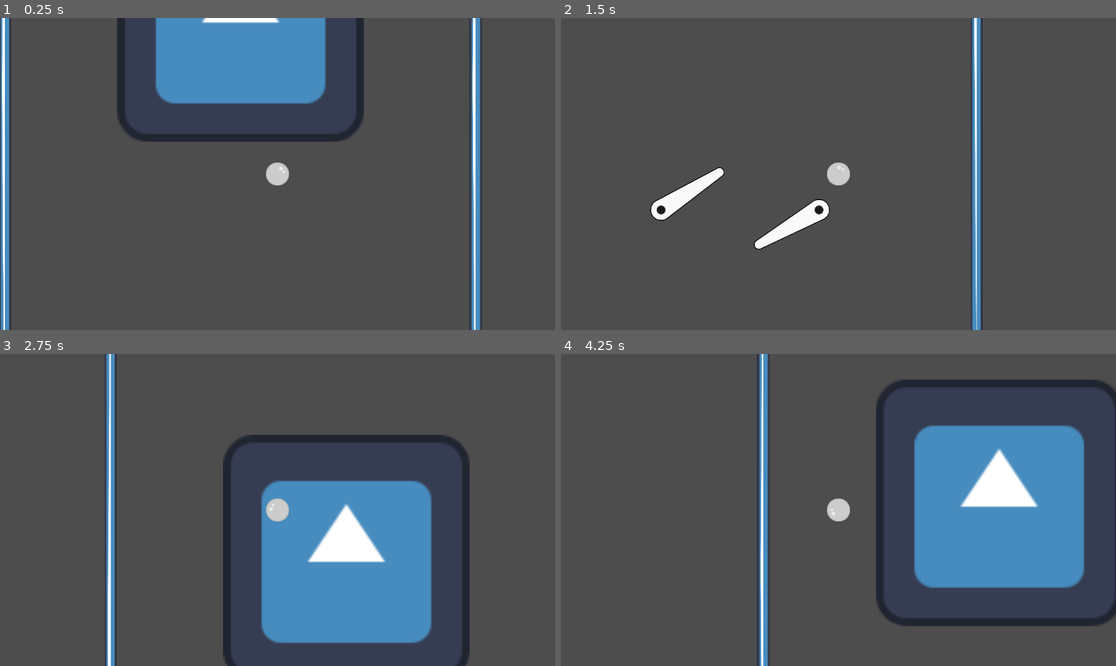
Above: before the commit, frames 1-4 (two rows, left to right).
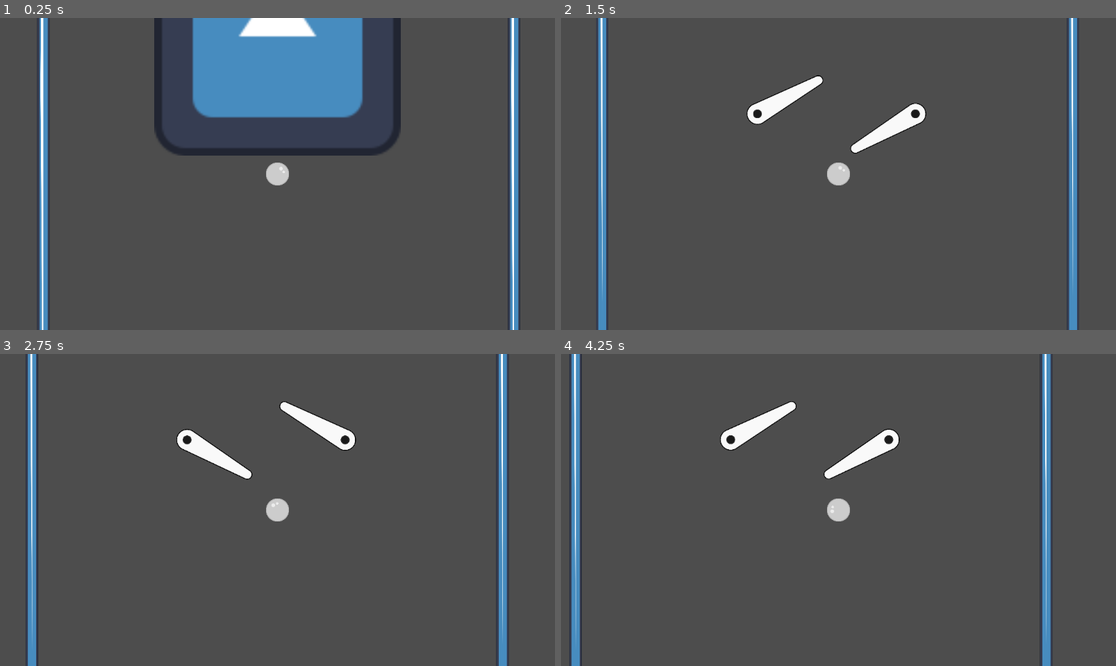
Above: after the commit, the same moments.

Repository: BradyMenswar/pinball-puzzle-game
Game: Godot game, scene res://Main.tscn
The game is run twice, just before and just after one commit, with the same random seed, the same clock (stepped at 60 frames per second) and the same inputs. The engine's default icon, where the game draws it, is replaced by a stand-in: a white triangle on a blue panel in a dark square.
Inputs:
- Up to frame 1 (0.25 s): no input
- Up to frame 2 (1.5 s): hold D (paddle_right) 0.53-1.28 s; hold A (paddle_left) from 1.28 s (still down)
- Up to frame 3 (2.75 s): release A (paddle_left) at 2.03 s; hold D (paddle_right) from 2.03 s (still down)
- Up to frame 4 (4.25 s): release D (paddle_right) at 3.53 s; hold A (paddle_left) from 3.53 s (still down)

The runs differ from the first frame. In frame 1, 17% of the frame differs, in the area x 0-94%, y 0-100%; in frame 2, 8.1%; in frame 3, 25%, in the area x 4-92%, y 0-100%; in frame 4, 24%.

Commit message:
Fixed Issues

Diff:
--- a/Ball.tscn
+++ b/Ball.tscn
@@ -1,13 +1,18 @@
-[gd_scene load_steps=4 format=3 uid="uid://df0awtrgxf7y7"]
+[gd_scene load_steps=5 format=3 uid="uid://df0awtrgxf7y7"]
 
 [ext_resource type="Script" path="res://Ball.gd" id="1_usqew"]
 [ext_resource type="Texture2D" uid="uid://bqg1g6n4lthbe" path="res://pinball.png" id="2_jgdqc"]
+
+[sub_resource type="PhysicsMaterial" id="PhysicsMaterial_ygdus"]
+friction = 0.0
+bounce = 0.25
 
 [sub_resource type="CircleShape2D" id="CircleShape2D_hfei8"]
 radius = 120.0
 
 [node name="Ball" type="RigidBody2D"]
-mass = 0.8
+physics_material_override = SubResource("PhysicsMaterial_ygdus")
+gravity_scale = 5.0
 center_of_mass_mode = 1
 script = ExtResource("1_usqew")
 
--- a/Flipper.gd
+++ b/Flipper.gd
@@ -1,6 +1,6 @@
 extends RigidBody2D
-@export var flip_force = 50
-@export var scale_factor = 1
+@export var flip_force = 375
+@export var scale_factor = 1000
 @export var is_right = false
 var rest_rotation = 30
 var side_bias = 1
--- a/Flipper.tscn
+++ b/Flipper.tscn
@@ -27,8 +27,6 @@
 mass = 0.4
 gravity_scale = 0.0
 script = ExtResource("1_2qydp")
-flip_force = 4000
-scale_factor = 100
 
 [node name="Flipper Sprite" type="Sprite2D" parent="Flipper Collision"]
 position = Vector2(330, 0)
@@ -60,7 +58,6 @@
 collision_mask = 2
 
 [node name="CollisionShape2D" type="CollisionShape2D" parent="Flipper Limiter Top"]
-scale = Vector2(1, 1)
 shape = SubResource("CircleShape2D_4lrj5")
 
 [node name="Flipper Limiter Bottom" type="Area2D" parent="."]
--- a/Main.tscn
+++ b/Main.tscn
@@ -6,10 +6,6 @@
 
 [sub_resource type="RectangleShape2D" id="RectangleShape2D_h4p6v"]
 size = Vector2(4915, 101)
-
-[sub_resource type="PhysicsMaterial" id="PhysicsMaterial_g3uob"]
-friction = 0.0
-bounce = 0.25
 
 [node name="Node2D" type="Node2D"]
 
@@ -48,23 +44,23 @@
 [node name="StaticBody2D" type="StaticBody2D" parent="."]
 
 [node name="CollisionPolygon2D" type="CollisionPolygon2D" parent="StaticBody2D"]
-position = Vector2(-25, -1951)
+position = Vector2(-185, -7871)
 polygon = PackedVector2Array(-2373, -614, -2230, -1093, -1894, -1654, -1378, -2006, -858, -2209, -325, -2282, 11, -2310, 495, -2269, 1190, -2095, 1560, -1857, 1963, -1534, 2280, -1188, 2457, -621, 3088, -599, -7, -3406, -2334, -1469)
 
 [node name="CollisionPolygon2D2" type="CollisionPolygon2D" parent="StaticBody2D"]
 polygon = PackedVector2Array(-879, 1866, -2440, 637, -801, 2961, 1597, 2964, 2682, 677, 879, 1866, 1111, 1862, 1025, 2234, 690, 2852, -629, 2841, -1201, 1862)
 
+[node name="Sprite2D" type="Sprite2D" parent="."]
+position = Vector2(1, -1327)
+scale = Vector2(20, 20)
+texture = ExtResource("3_3iv0c")
+
+[node name="Sprite2D2" type="Sprite2D" parent="."]
+position = Vector2(33, -5391)
+scale = Vector2(20, 20)
+texture = ExtResource("3_3iv0c")
+
 [node name="Ball" parent="." instance=ExtResource("3_4ocnq")]
-top_level = true
-position = Vector2(400, 2.08165e-12)
-mass = 3.0
-physics_material_override = SubResource("PhysicsMaterial_g3uob")
-gravity_scale = 5.0
 
 [node name="Camera2D" type="Camera2D" parent="Ball"]
 zoom = Vector2(0.2, 0.2)
-
-[node name="Sprite2D" type="Sprite2D" parent="."]
-position = Vector2(17, -1471)
-scale = Vector2(20, 20)
-texture = ExtResource("3_3iv0c")
Not shown: 1 places in Main.tscn that only renumber resources
